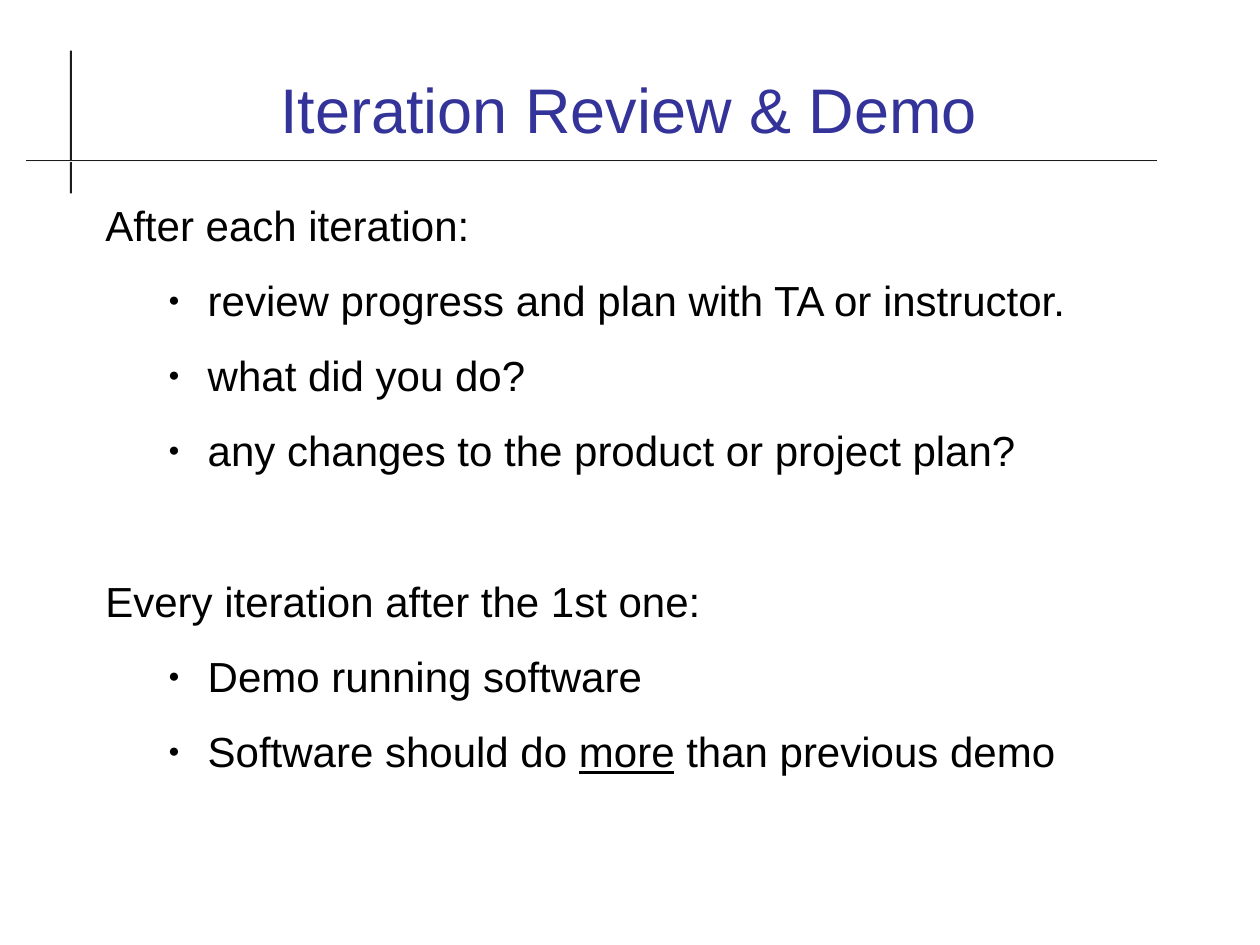
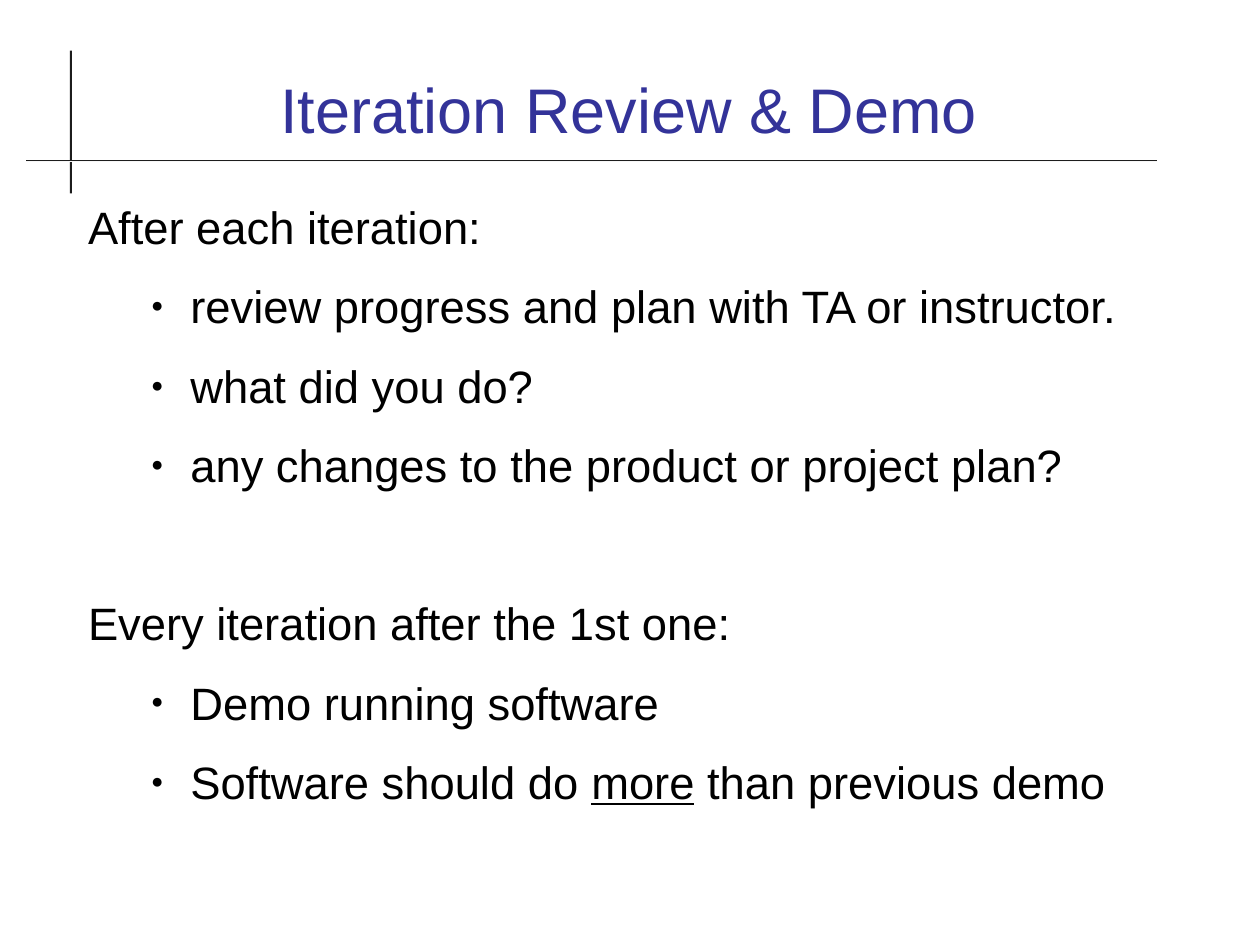
Before and after one commit to cpske/ISP, a slide deck: slide 19 of software-process/Team-Project.odp (slide 11 before the commit). Drawn at 1260x945 pixels with LibreOffice and Linux fonts; fonts in the diff are those of the drawing. Boxes give left, top, right and bottom in pixels: in the first picture for what was removed or moved away, otherwise in the second. Text is boxed around its words. In the diff, an @@ line names an element or a change of style, - is before the commit and + after.

```diff
--- a/software-process/Team-Project.odp
+++ b/software-process/Team-Project.odp
@@ text "After each iteration:": place and size @@
-text "After each iteration:" at <box>105,210,1065,776</box>
+text "After each iteration:" at <box>88,211,1115,808</box>
@@ text "After each iteration:" at <box>88,211,1115,808</box>: size 24 to 25.9 pt @@
```
Also in this commit, not shown: 2 other slides changed, 9 slides added, 1 slide removed, 5 other files.
